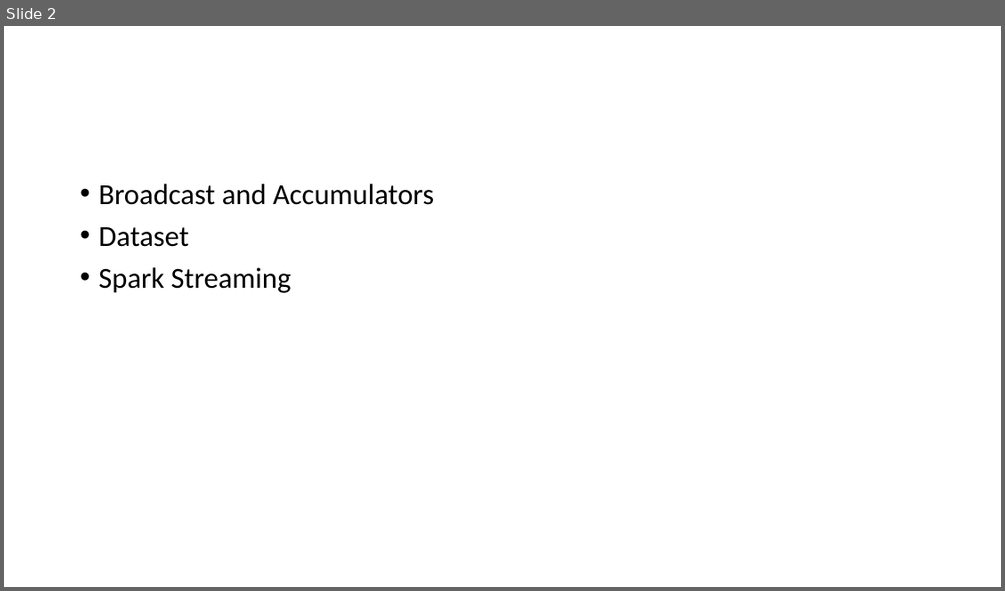
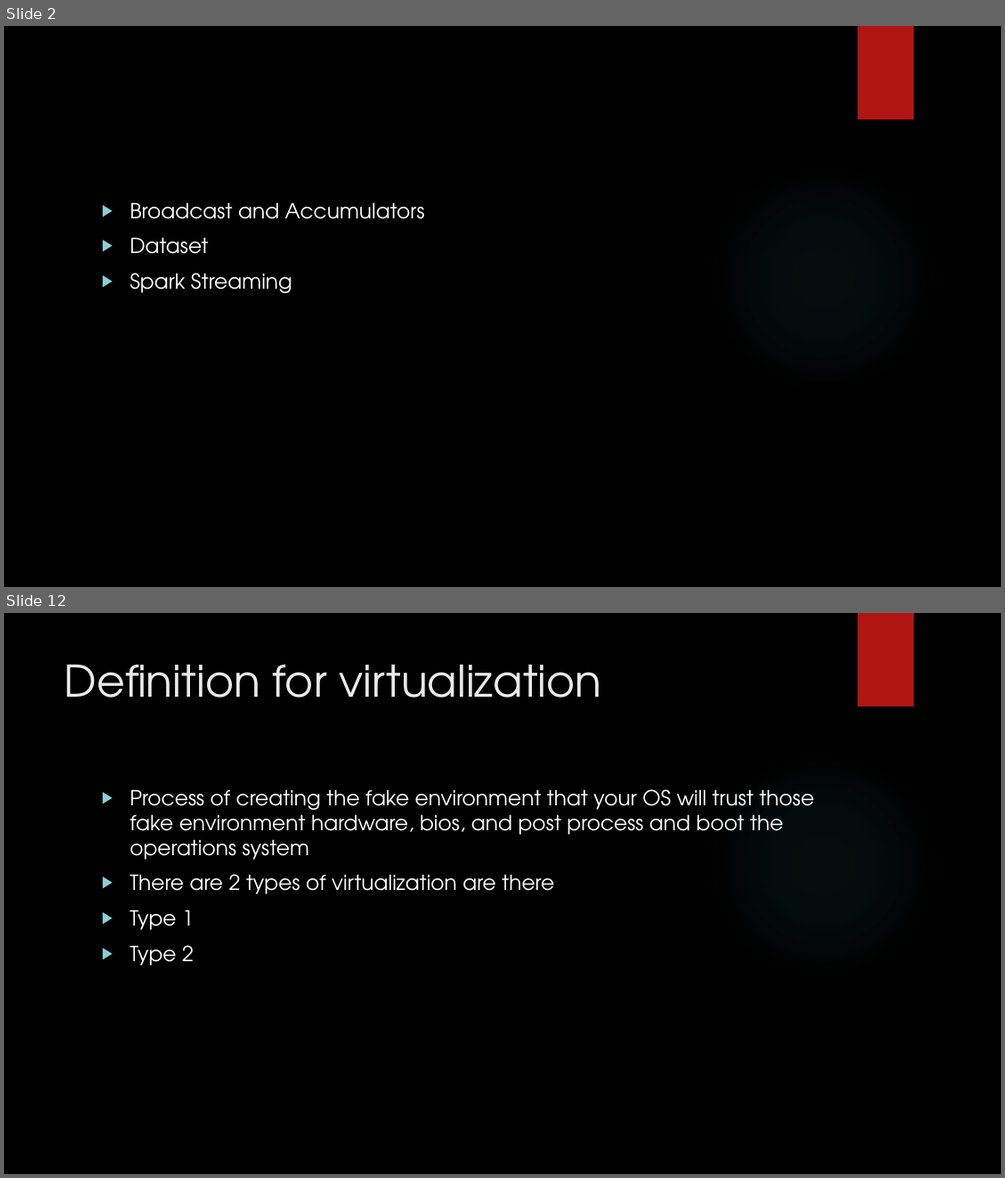
Before and after one commit to karthick1808/CDB21DW007, a slide deck: Presentation.pptx. Shown one above the other, each under a label of ours: slide 2 before the commit, slides 2 and 12 after it; the slides between them are not shown. The pictures are 1005x591 and 1005x1178 pixels, drawn with LibreOffice and Linux fonts; fonts in the diff are those of the drawing; background and template pictures are left out. Boxes give left, top, right and bottom in pixels: in the first picture for what was removed or moved away, otherwise in the second. Text is boxed around its words. In the diff, an @@ line names an element or a change of style, - is before the commit and + after.

```diff
--- a/Presentation.pptx
+++ b/Presentation.pptx
@@ slide 12 added at (4,613,1001,1174), background picture (left out); not listed: 2 template elements that a slide beside it also shows @@
@@ title added at (65,664,601,698), 42 pt, text #EBEBEB @@
+Definition for virtualization
@@ text added at (129,789,815,965), 20 pt, text #FFFFFF @@
+▶ Process of creating the fake environment that your OS will trust those fake environment hardware, bios, and post process and boot the operations system
+▶ There are 2 types of virtualization are there
+▶ Type 1
+▶ Type 2
@@ slide 2 changed as well @@
@@ background #FFFFFF to picture (left out) @@
@@ rectangle added at (858,26,914,119), fill #B01513 @@
@@ ellipse added at (708,163,938,394), fill gradient #50B9C1 @@
@@ text "Broadcast and Accumulators": place and size @@
-text "Broadcast and Accumulators" at (98,184,434,293)
+text "Broadcast and Accumulators" at (129,202,425,293)
@@ text "Broadcast and Accumulators" at (129,202,425,293): size 28 to 20 pt, font Calibri to TeX Gyre Adventor, text colour #000000 to #FFFFFF; bullet • to ▶; line spacing 0.9 to 1 @@
```
Also in this commit, not shown: 3 other slides changed, 19 other slides added, 1 slide removed.
